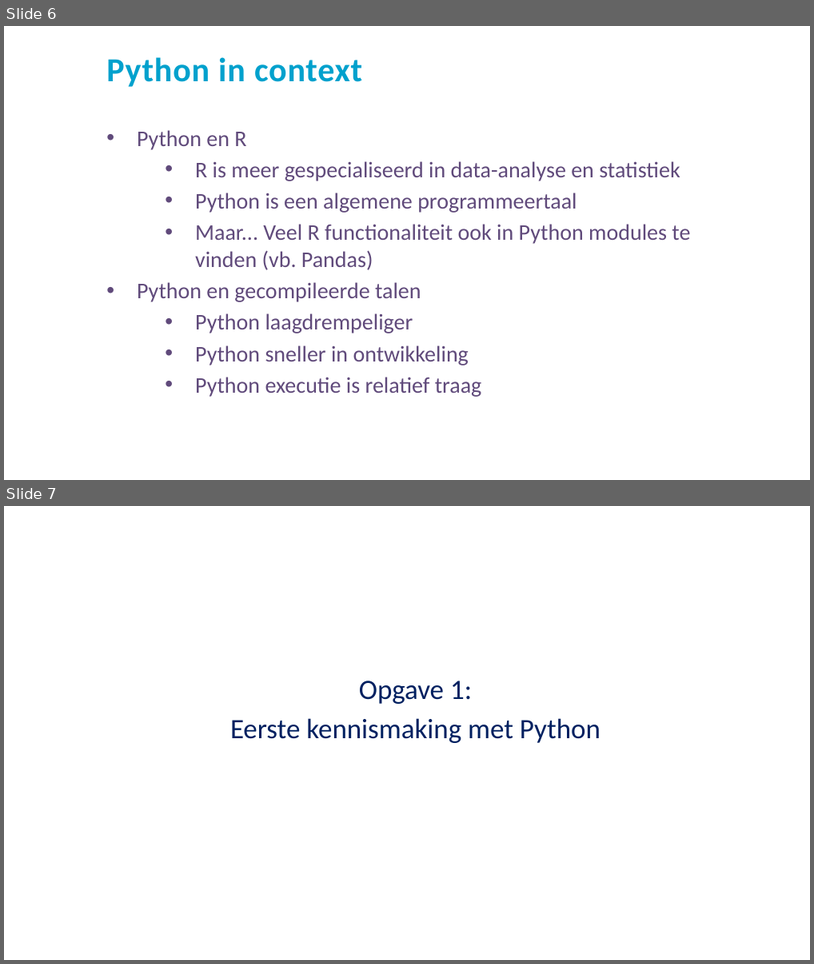
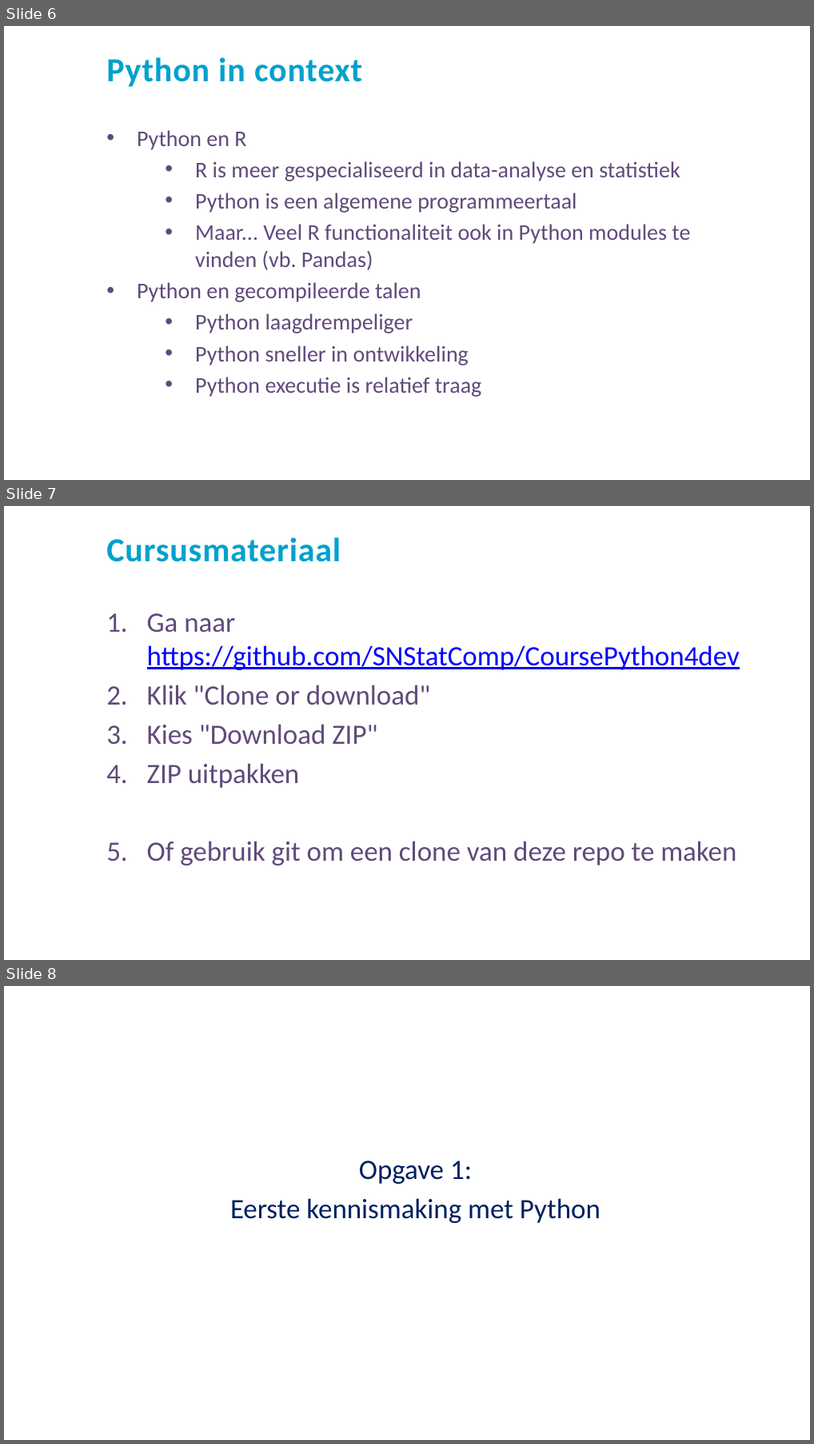
Before and after one commit to SNStatComp/CoursePython4dev, a slide deck: dag1/presentation/cursus_python_voor_ontwikkelaars.pptx. Shown one above the other, each under a label of ours: slides 6 and 7 before the commit, slides 6, 7 and 8 after it. The pictures are 814x964 and 814x1444 pixels, drawn with LibreOffice and Linux fonts; fonts in the diff are those of the drawing; background and template pictures are left out. Boxes give left, top, right and bottom in pixels: in the first picture for what was removed or moved away, otherwise in the second. Text is boxed around its words. In the diff, an @@ line names an element or a change of style, - is before the commit and + after.

```diff
--- a/dag1/presentation/cursus_python_voor_ontwikkelaars.pptx
+++ b/dag1/presentation/cursus_python_voor_ontwikkelaars.pptx
@@ slide 7 added at (4, 506, 810, 960), background #FFFFFF @@
@@ title added at (106, 537, 341, 562), 30 pt, text #00A1CD, bold @@
+Cursusmateriaal
@@ text added at (147, 613, 740, 865), 25 pt, text #604A7B @@
+1. Ga naar https://github.com/SNStatComp/CoursePython4dev
+2. Klik "Clone or download"
+3. Kies "Download ZIP"
+4. ZIP uitpakken
+5. Of gebruik git om een clone van deze repo te maken
@@ what was slide 7 is now slide 8 @@
```
Also in this commit, not shown: 3 other files.
